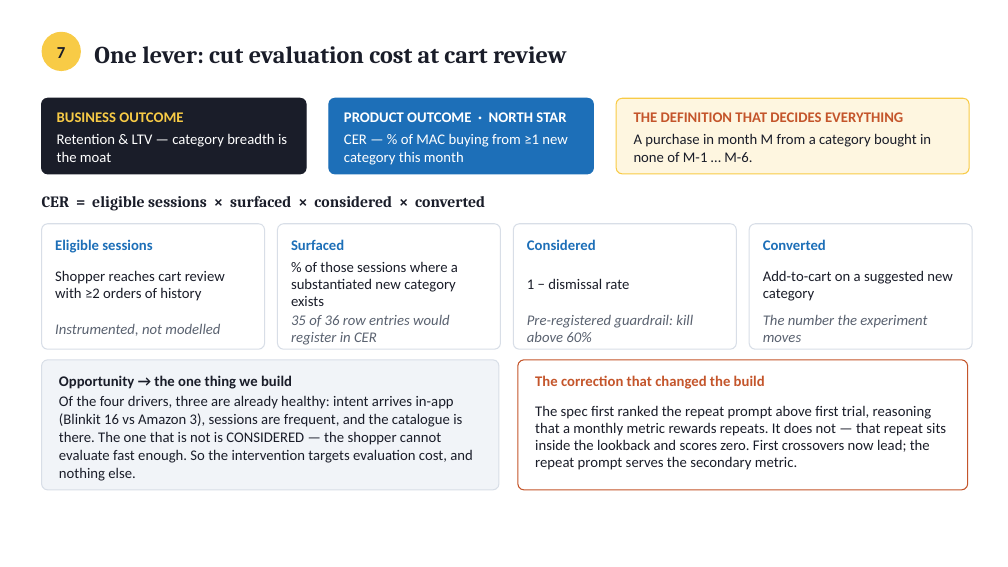
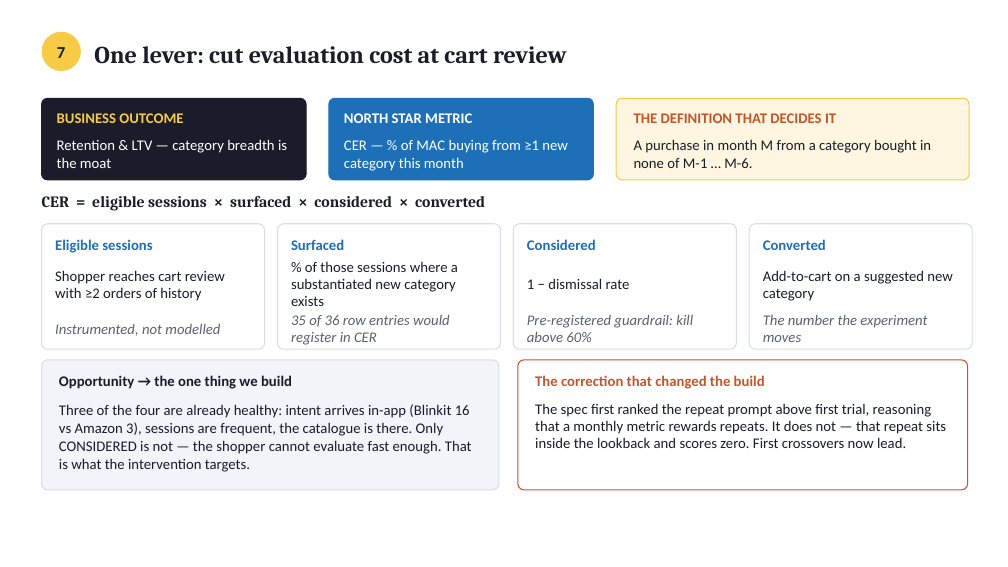
Before and after one commit to ayushbisht-source/Blinkit, a slide deck: slide 7 of deck/Blinkit-Category-Exploration.pptx. Drawn at 1008x567 pixels with LibreOffice and Linux fonts; fonts in the diff are those of the drawing. Boxes give left, top, right and bottom in pixels: in the first picture for what was removed or moved away, otherwise in the second. Text is boxed around its words. In the diff, an @@ line names an element or a change of style, - is before the commit and + after.

```diff
--- a/deck/Blinkit-Category-Exploration.pptx
+++ b/deck/Blinkit-Category-Exploration.pptx
@@ rounded rectangle: place and size @@
-rounded rectangle at (42,98,306,174)
+rounded rectangle at (42,98,306,180)
@@ proportions changed in 3 elements at (616,98,969,180), (42,98,306,180), (329,98,594,180) @@
@@ rounded rectangle: place and size @@
-rounded rectangle at (329,98,594,174)
+rounded rectangle at (329,98,594,180)
@@ text at (344,113,472,123): text changed @@
-PRODUCT OUTCOME · NORTH STAR
+NORTH STAR METRIC
@@ rounded rectangle: place and size @@
-rounded rectangle at (616,98,969,174)
+rounded rectangle at (616,98,969,180)
@@ text at (634,113,836,123): text changed @@
-THE DEFINITION THAT DECIDES EVERYTHING
+THE DEFINITION THAT DECIDES IT
@@ 3 texts: place and size @@
-3 texts at (57,133,931,165)
+3 texts at (57,139,931,171)
@@ text "Three of the four are ..." at (59,404,472,472): vertical alignment middle to top @@
@@ text at (59,404,472,472): text changed @@
-Of the four drivers, three are already healthy: intent arrives in-app (Blinkit 16 vs Amazon 3), sessions are frequent, and the catalogue is there. The one that is not is CONSIDERED — the shopper cannot evaluate fast enough. So the intervention targets evaluation cost, and nothing else.
+Three of the four are already healthy: intent arrives in-app (Blinkit 16 vs Amazon 3), sessions are frequent, the catalogue is there. Only CONSIDERED is not — the shopper cannot evaluate fast enough. That is what the intervention targets.
@@ text at (535,403,946,448): text changed @@
-The spec first ranked the repeat prompt above first trial, reasoning that a monthly metric rewards repeats. It does not — that repeat sits inside the lookback and scores zero. First crossovers now lead; the repeat prompt serves the secondary metric.
+The spec first ranked the repeat prompt above first trial, reasoning that a monthly metric rewards repeats. It does not — that repeat sits inside the lookback and scores zero. First crossovers now lead.
@@ text "The spec first ranked the ..." at (535,403,946,448): vertical alignment middle to top @@
```
Also in this commit, not shown: 7 other slides changed, 3 other files.
